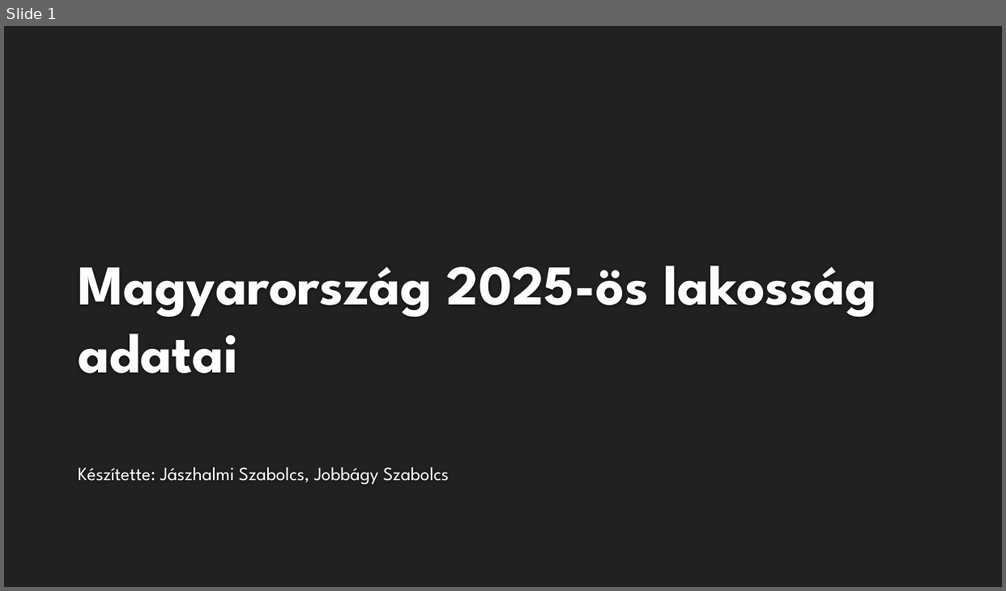
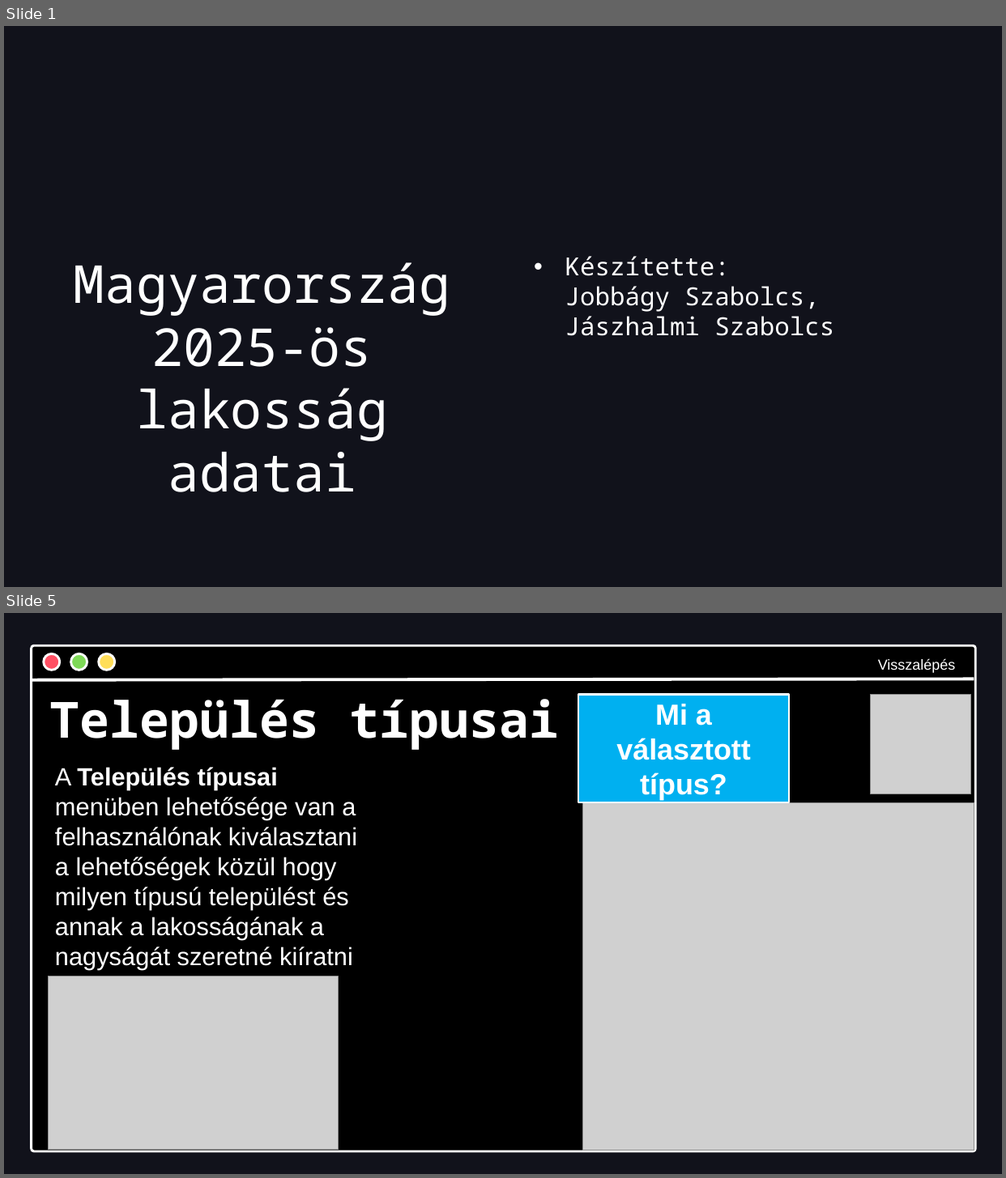
Before and after one commit to JaSzabolcs/nepesseg2025, a slide deck: nepesseg2025.pptx. Shown one above the other, each under a label of ours: slide 1 before the commit, slides 1 and 5 after it; the slides between them are not shown. The pictures are 1006x591 and 1006x1178 pixels, drawn with LibreOffice and Linux fonts; fonts in the diff are those of the drawing; grey boxes stand for pictures; background and template pictures are left out. Boxes give left, top, right and bottom in pixels: in the first picture for what was removed or moved away, otherwise in the second. Text is boxed around its words. In the diff, an @@ line names an element or a change of style, - is before the commit and + after.

```diff
--- a/nepesseg2025.pptx
+++ b/nepesseg2025.pptx
@@ slide 5 added at <box>4,613,1002,1174</box>, background #11121B @@
@@ group added at <box>30,646,975,1152</box>: 5 freeform shapes, 1 line @@
@@ text added at <box>878,658,956,673</box>, 14 pt, text #FFFFFF @@
+Visszalépés
@@ title added at <box>50,699,559,750</box>, 48 pt, text #FFFFFF, bold @@
+Település típusai
@@ rectangle added at <box>579,695,790,803</box>, fill #00B0F0, outline #FFFFFF 2 pt, 28 pt, text #FFFFFF, bold @@
+Mi a választott típus?
@@ picture added at <box>871,695,971,795</box> @@
@@ text added at <box>55,767,357,969</box>, 24 pt, text #FFFFFF @@
+A Település típusai menüben lehetősége van a felhasználónak kiválasztani a lehetőségek közül hogy milyen típusú települést és annak a lakosságának a nagyságát szeretné kiíratni
@@ picture added at <box>582,803,974,1151</box> @@
@@ picture added at <box>49,977,339,1150</box> @@
@@ slide 1 changed as well @@
@@ background #212121 to #11121B @@
@@ title "Magyarország 2025-ös lakosság adatai" at <box>74,263,451,493</box>: size 54 to 50.4 pt, font League Spartan to Noto Sans Mono, text colour #FEFEFE to #FFFFFF, bold off; alignment left to centre; vertical alignment bottom to top @@
@@ text at <box>565,256,834,336</box>: text changed; size 18 to 24 pt; font League Spartan to Noto Sans Mono @@
-Készítette: Jászhalmi Szabolcs, Jobbágy Szabolcs
+• Készítette: Jobbágy Szabolcs, Jászhalmi Szabolcs
```
Also in this commit, not shown: 3 other slides changed, 2 other slides added, 1 slide removed.
